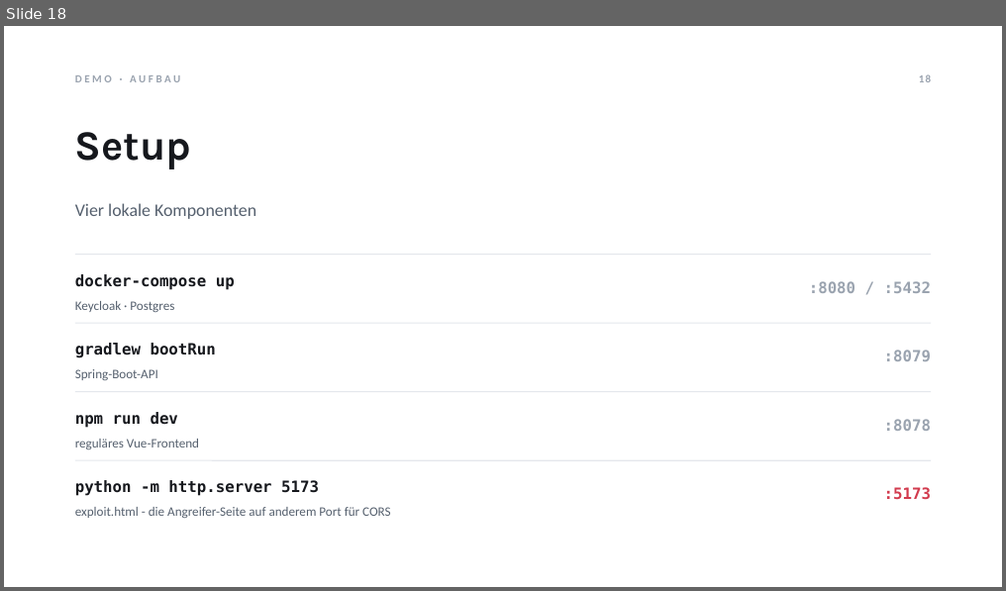
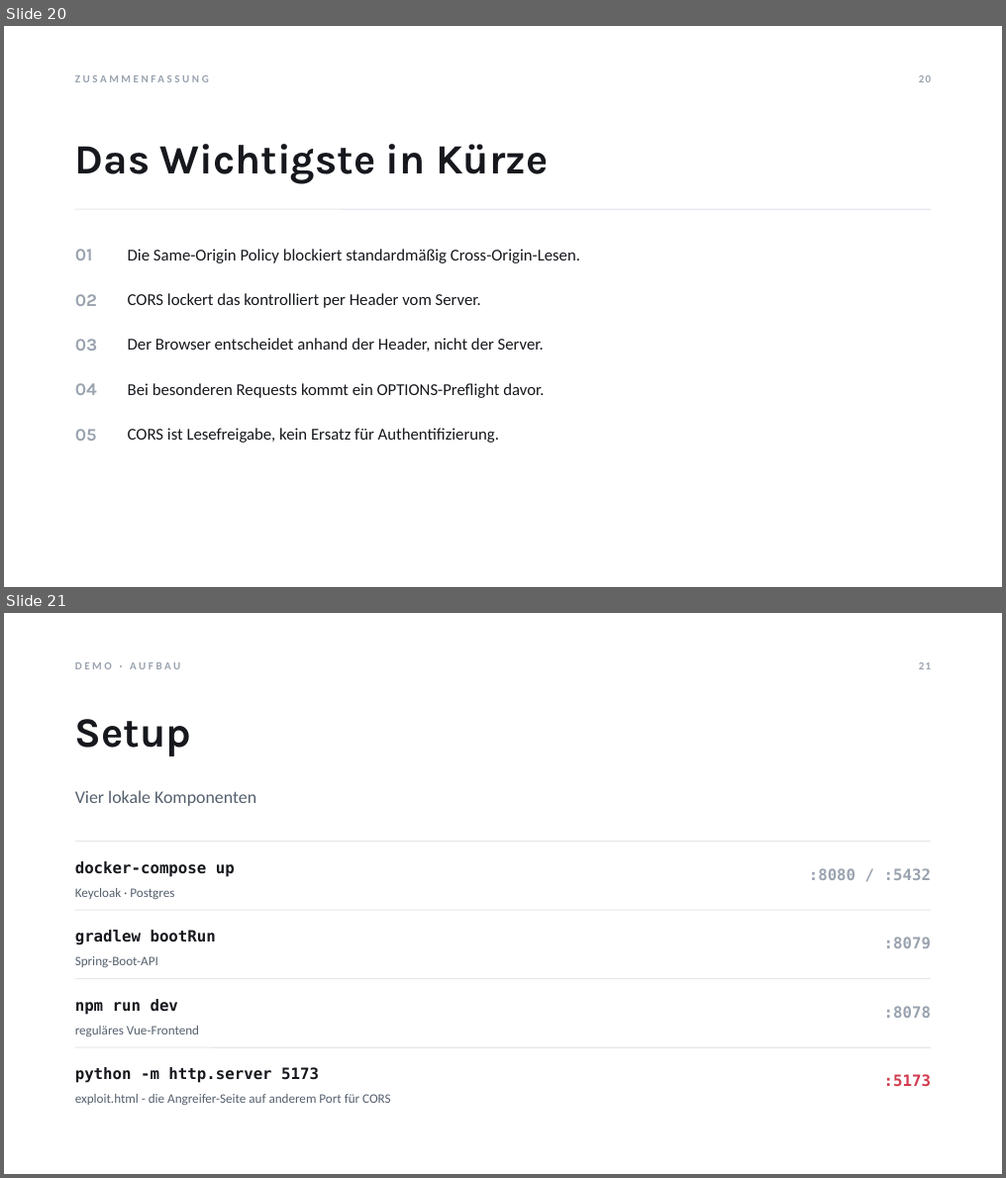
Before and after one commit to Tom-N-M/its-xss_and_cors, a slide deck: XSS-CORS-Praesentation.pptx. Shown one above the other, each under a label of ours: slide 18 before the commit, slides 20 and 21 after it. The pictures are 1006x591 and 1006x1178 pixels, drawn with LibreOffice and Linux fonts; fonts in the diff are those of the drawing. Boxes give left, top, right and bottom in pixels: in the first picture for what was removed or moved away, otherwise in the second. Text is boxed around its words. In the diff, an @@ line names an element or a change of style, - is before the commit and + after.

```diff
--- a/XSS-CORS-Praesentation.pptx
+++ b/XSS-CORS-Praesentation.pptx
@@ slide 20 added at box(4, 26, 1002, 587), background #FFFFFF @@
@@ text added at box(75, 68, 748, 89), 10.5 pt, text #9AA3AF, bold @@
+ZUSAMMENFASSUNG
@@ page number added at box(919, 76, 931, 82), 10.5 pt, text #9AA3AF, bold @@
+20
@@ text added at box(75, 144, 548, 184), 40 pt, text #16181D, bold @@
+Das Wichtigste in Kürze
@@ line added from (75, 209) to (931, 209), #E4E7EC 1 pt @@
@@ text added at box(75, 249, 93, 261), 17 pt, text #9AA3AF, bold @@
+01
@@ text added at box(128, 249, 580, 264), 16 pt, text #16181D @@
+Die Same-Origin Policy blockiert standardmäßig Cross-Origin-Lesen.
@@ text added at box(75, 294, 97, 306), 17 pt, text #9AA3AF, bold @@
+02
@@ text added at box(128, 293, 481, 308), 16 pt, text #16181D @@
+CORS lockert das kontrolliert per Header vom Server.
@@ text added at box(75, 339, 97, 351), 17 pt, text #9AA3AF, bold @@
+03
@@ text added at box(128, 338, 544, 352), 16 pt, text #16181D @@
+Der Browser entscheidet anhand der Header, nicht der Server.
@@ text added at box(75, 383, 97, 395), 17 pt, text #9AA3AF, bold @@
+04
@@ text added at box(128, 383, 544, 398), 16 pt, text #16181D @@
+Bei besonderen Requests kommt ein OPTIONS-Preflight davor.
@@ text added at box(75, 429, 97, 441), 17 pt, text #9AA3AF, bold @@
+05
@@ text added at box(128, 428, 499, 443), 16 pt, text #16181D @@
+CORS ist Lesefreigabe, kein Ersatz für Authentifizierung.
@@ what was slide 18 is now slide 21 @@
@@ page number at box(919, 663, 931, 669): text changed @@
-18
+21
```
Also in this commit, not shown: 3 slides changed, 4 other slides added, 2 slides removed, 1 other file.
